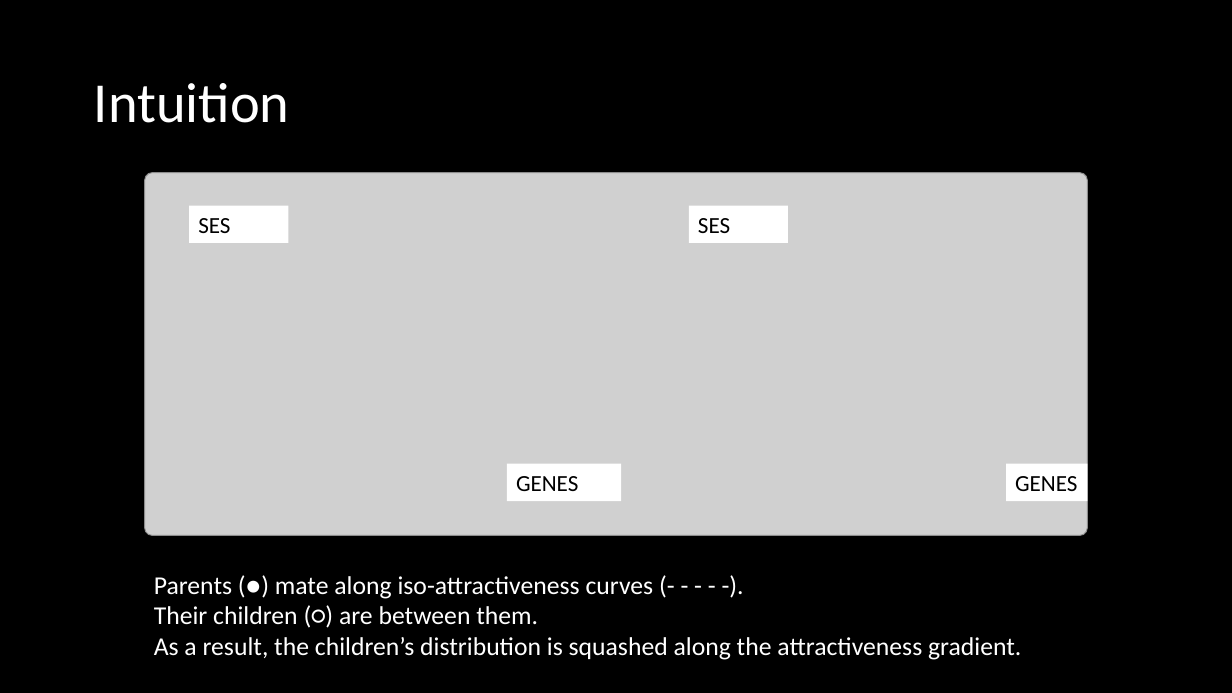
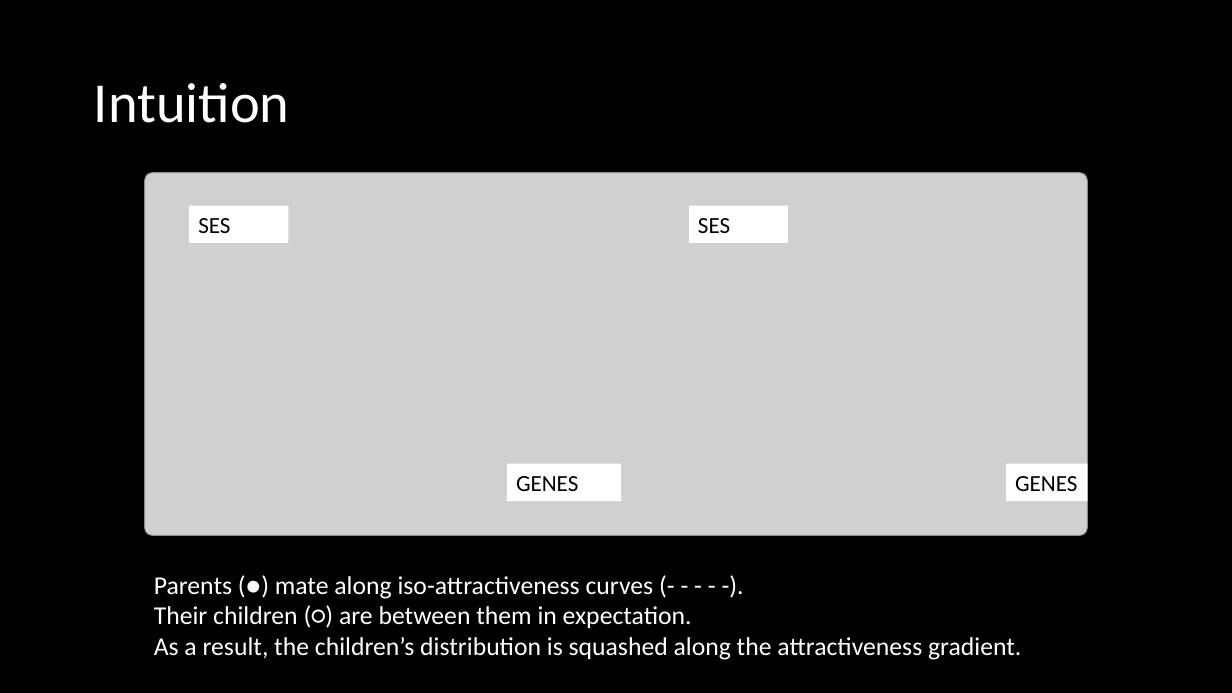
Before and after one commit to hughjonesd/trading-genetics, a slide deck: slide 4 of BGA 2022 presentation.pptx. Drawn at 1232x693 pixels with LibreOffice and Linux fonts; fonts in the diff are those of the drawing; grey boxes stand for pictures. Boxes give left, top, right and bottom in pixels: in the first picture for what was removed or moved away, otherwise in the second. Text is boxed around its words. In the diff, an @@ line names an element or a change of style, - is before the commit and + after.

```diff
--- a/BGA 2022 presentation.pptx
+++ b/BGA 2022 presentation.pptx
@@ text at (154,606,692,628): text changed @@
-Their children (○) are between them.
+Their children (○) are between them in expectation.
```
Also in this commit, not shown: 7 other slides changed.
